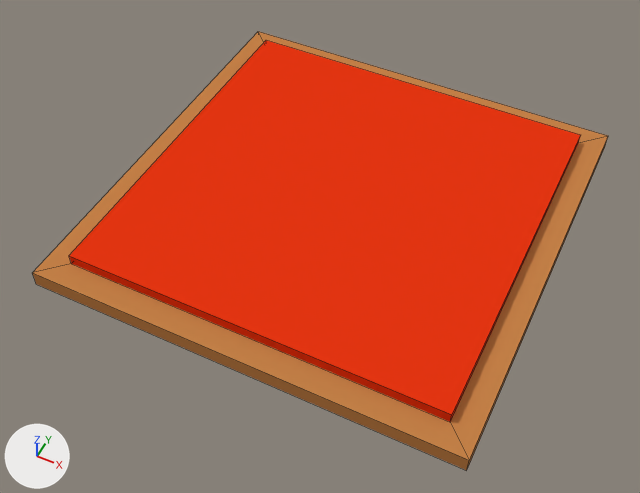
The Blender file Blender/ground_button.blend: old version first, new version second.
Before and after are seen from a camera (50 mm lens) standing at (1.22, -2.66, 3.02) and looking at (0.01, -0.24, -0.01). Lighting does not change. The marker at lower left points along +X, +Y and +Z. Mesh edges are drawn as thin lines.
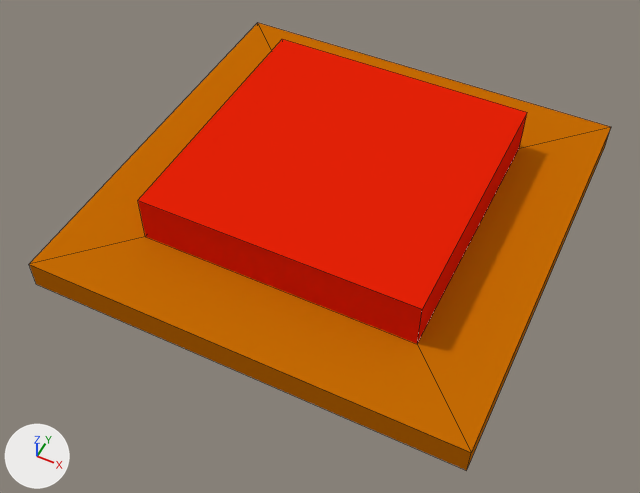
Commit message: New buttons

Location of each change, [x1, y1, x2, y2] in pixels of the pictures (640 x 493 px; the box of a moved part takes in the faces that stretch with it):
'Cube', reshaped, recoloured, rescaled
    before: [32, 31, 608, 470]
    after: [29, 23, 611, 470]
part 1 of me_cube, moved or reshaped
    before: [33, 31, 608, 460]
    after: [30, 23, 611, 452]
part 2 of me_cube, recoloured
    both: [32, 140, 607, 470]

What the commit changed:
Material 'base' (mat_base) is new.
Its base color is (0.57, 0.152, 0.00141) (orange #c76d05).
Material 'Red' (mat_red_1) is new.
Its base color is (0.8, 0.0161, 0.00228) (red #e72208).
me_cube has 16 vertices, 14 faces and spans x -1.0..1.0, y -1.0..1.0, z 0.0..3.35.
me_cube is used by ob_cube; location (0.0, 0.0, 0.0); scale (1.0, 1.0, 0.0387).
me_cube no longer uses material mat_red (red #e73612).
Part 1, on me_cube:
Vertex 1 of me_cube moves from (-0.88, -0.88, 2.0) at pixel (71, 263) to (-0.64, -0.64, 2.0) at pixel (145, 236).
Vertex 3 of me_cube moves from (-0.88, 0.88, 2.0) to (-0.64, 0.64, 2.0).
Vertex 5 of me_cube moves from (0.88, -0.88, 2.0) at pixel (450, 422) to (0.64, -0.64, 2.0) at pixel (417, 344).
Vertex 7 of me_cube moves from (0.88, 0.88, 2.0) at pixel (578, 142) to (0.64, 0.64, 2.0) at pixel (519, 148).
Vertex 12 of me_cube moves from (-0.88, -0.88, 3.35) at pixel (68, 255) to (-0.64, -0.64, 5.33) at pixel (137, 200).
Vertex 13 of me_cube moves from (-0.88, 0.88, 3.35) at pixel (266, 39) to (-0.64, 0.64, 5.33) at pixel (282, 38).
Vertex 14 of me_cube moves from (0.88, 0.88, 3.35) at pixel (580, 134) to (0.64, 0.64, 5.33) at pixel (527, 112).
Vertex 15 of me_cube moves from (0.88, -0.88, 3.35) at pixel (451, 414) to (0.64, -0.64, 5.33) at pixel (422, 309).
me_cube part 2: all 9 faces that had it switch from mat_brown (orange #c58249) to mat_base (orange #c76d05).
me_cube now uses material mat_red_1 (red #e72208).
Object 'Cube' (ob_cube) is rescaled from (1.0, 1.0, 0.0387) to (1.0, 1.0, 0.0677).
